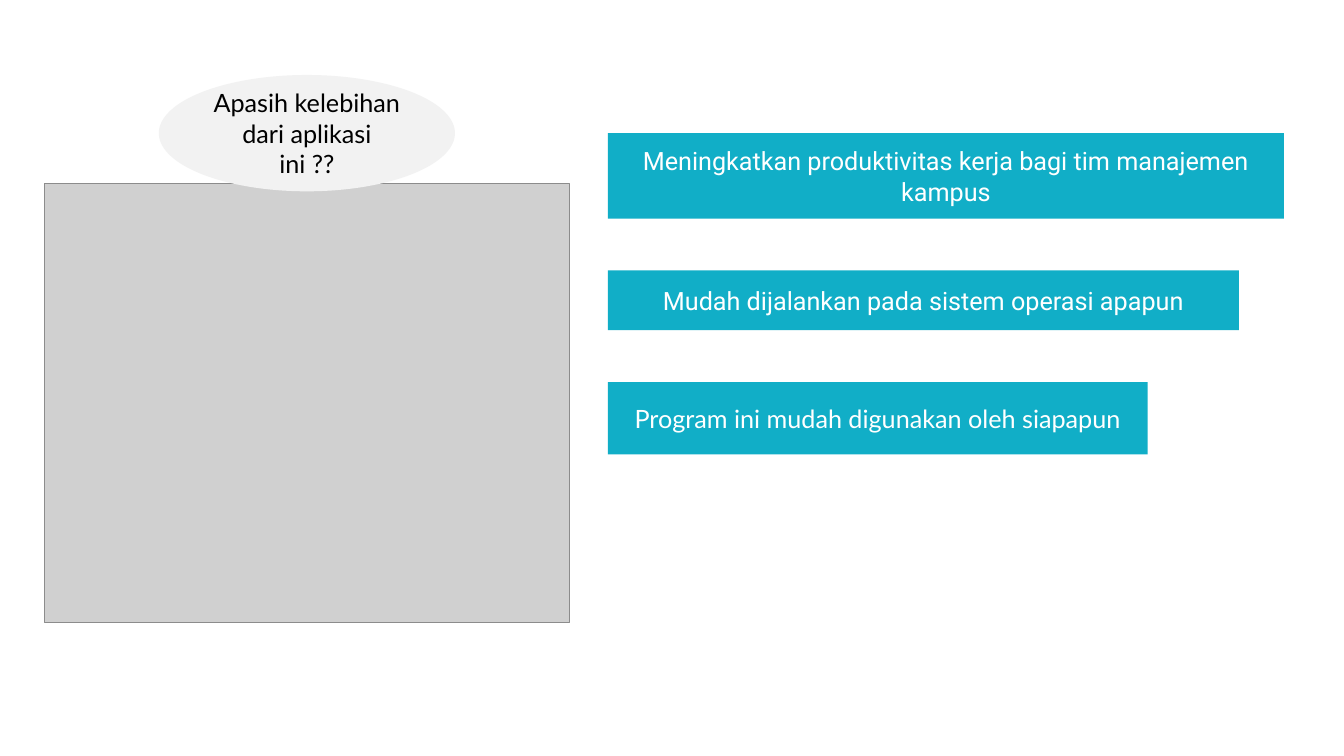
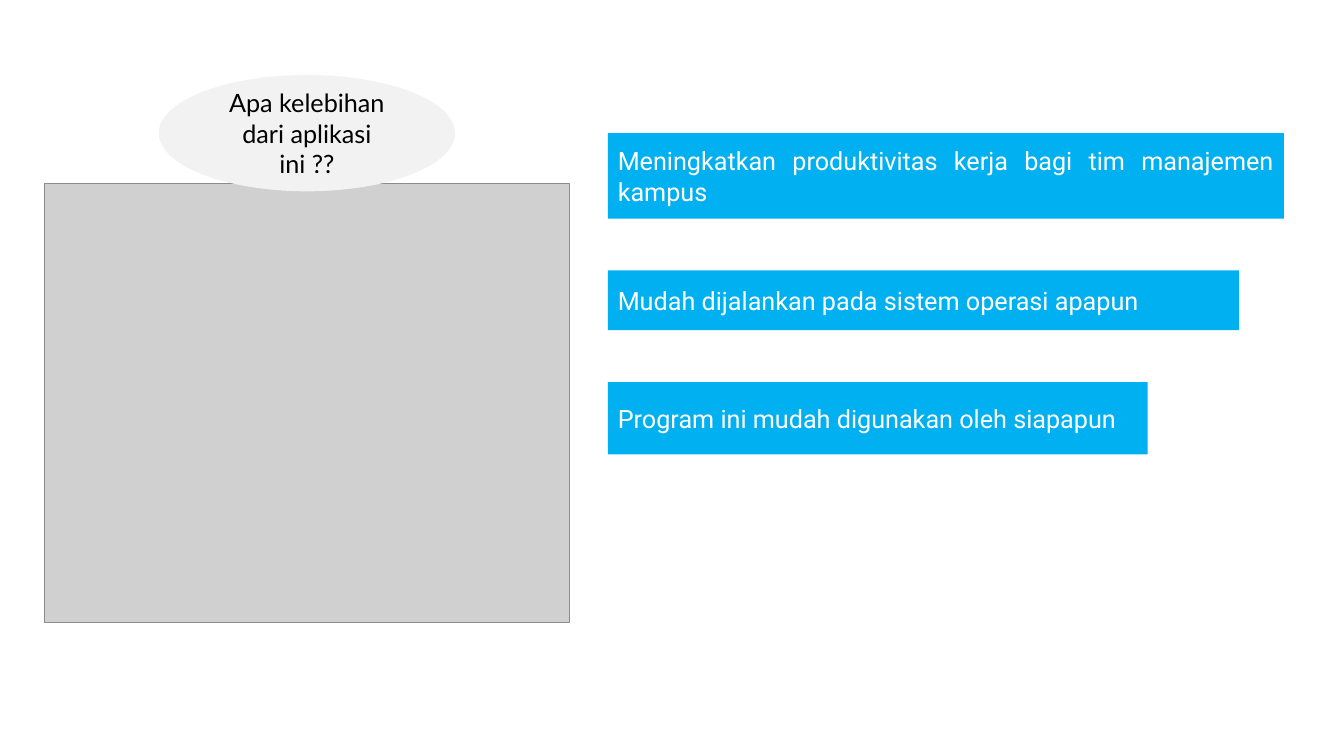
Before and after one commit to ivansukma/TAS-KAPITA-SELEKTA, a slide deck: slide 7 of BluePrint/Aplikasi Suhu Tubuh FIX.pptx. Drawn at 1344x756 pixels with LibreOffice and Linux fonts; fonts in the diff are those of the drawing; grey boxes stand for pictures. Boxes give left, top, right and bottom in pixels: in the first picture for what was removed or moved away, otherwise in the second. Text is boxed around its words. In the diff, an @@ line names an element or a change of style, - is before the commit and + after.

Commit message:
ppt

```diff
--- a/BluePrint/Aplikasi Suhu Tubuh FIX.pptx
+++ b/BluePrint/Aplikasi Suhu Tubuh FIX.pptx
@@ text in ellipse at (229,93,384,173): text changed @@
-Apasih kelebihan dari aplikasi ini ??
+Apa kelebihan dari aplikasi ini ??
@@ rectangle "Meningkatkan produktivitas kerja bagi tim ..." at (608,133,1285,219): alignment centre to justified; fill #11AEC7 to #00B0F0 @@
@@ rectangle "Mudah dijalankan pada sistem operasi ..." at (608,270,1239,330): alignment centre to justified; fill #11AEC7 to #00B0F0 @@
@@ rectangle "Program ini mudah digunakan oleh ..." at (608,382,1147,455): font Lato to Roboto; alignment centre to justified; fill #11AEC7 to #00B0F0 @@
```
